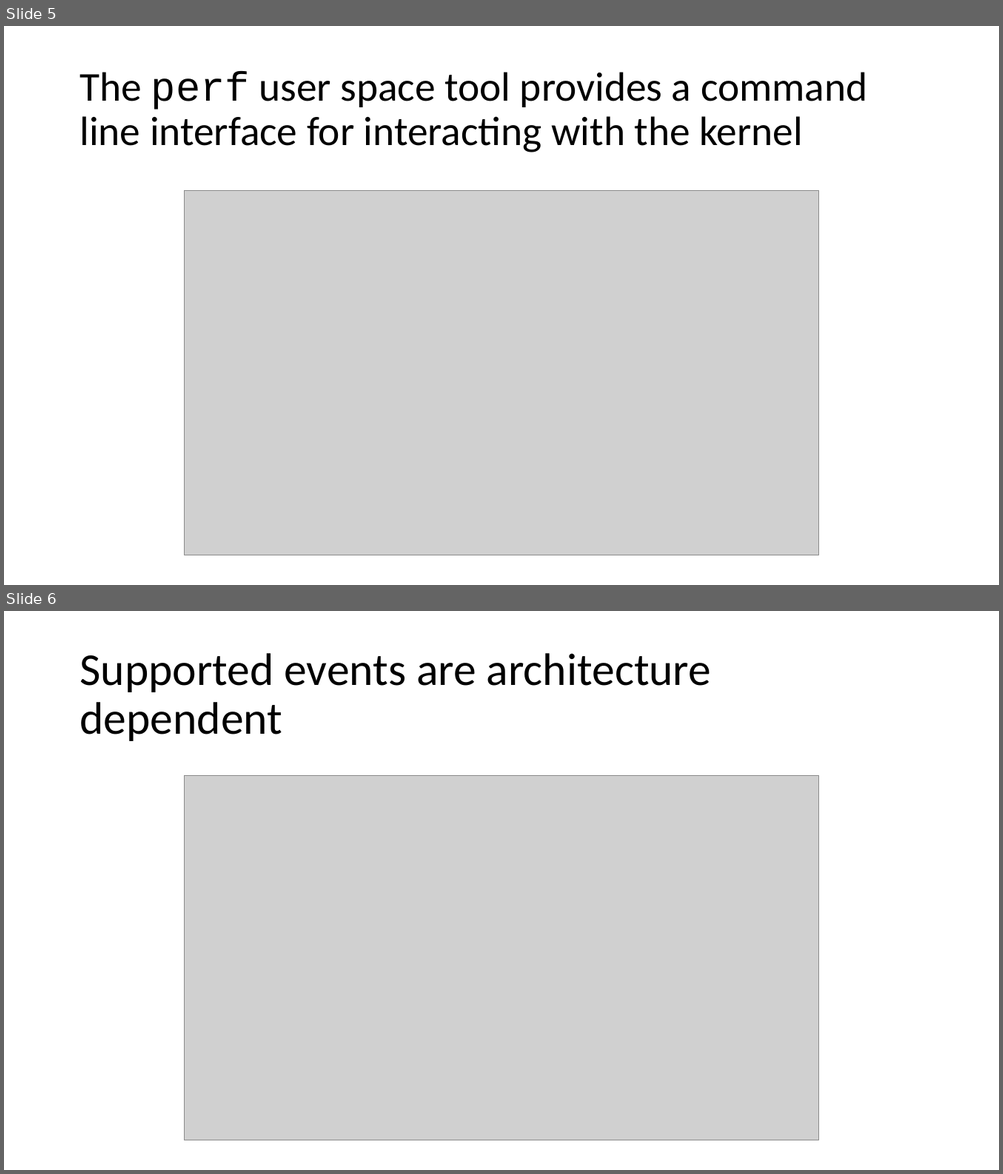
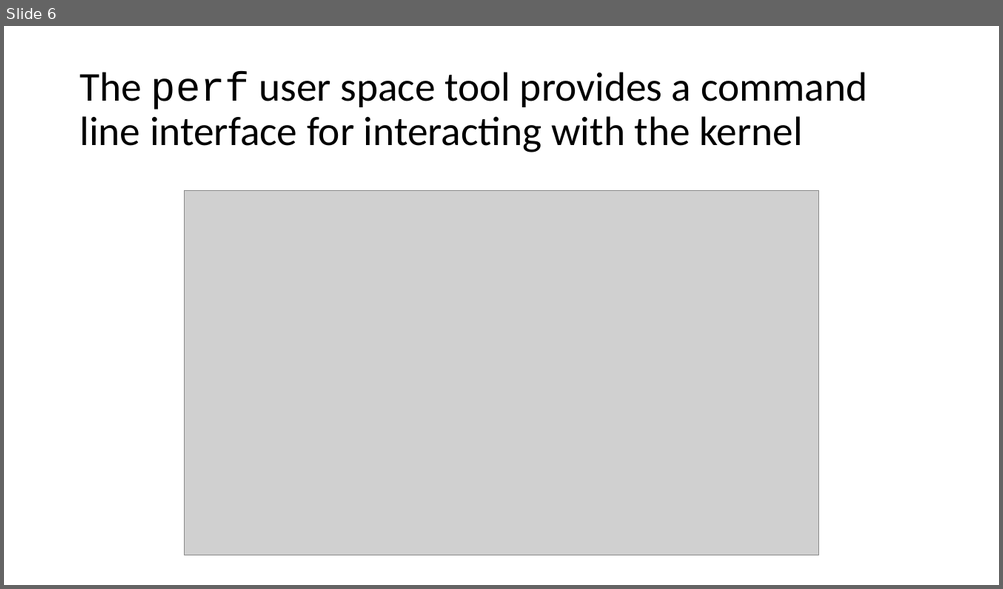
Before and after one commit to lienzhuzhu/project-522, a slide deck: midterm.pptx. Shown one above the other, each under a label of ours: slides 5 and 6 before the commit, slide 6 after it. The pictures are 1003x1174 and 1003x589 pixels, drawn with LibreOffice and Linux fonts; fonts in the diff are those of the drawing; grey boxes stand for pictures. Boxes give left, top, right and bottom in pixels: in the first picture for what was removed or moved away, otherwise in the second. Text is boxed around its words. In the diff, an @@ line names an element or a change of style, - is before the commit and + after.

```diff
--- a/midterm.pptx
+++ b/midterm.pptx
@@ slide 6 removed at bbox=[4, 611, 999, 1170], background #FFFFFF @@
@@ title removed at bbox=[79, 653, 711, 741] @@
-Supported events are architecture dependent
@@ picture removed at bbox=[185, 776, 819, 1141] @@
@@ what was slide 5 is now slide 6 @@
```
Also in this commit, not shown: 1 slide changed, 5 slides added, 1 other slide removed.
